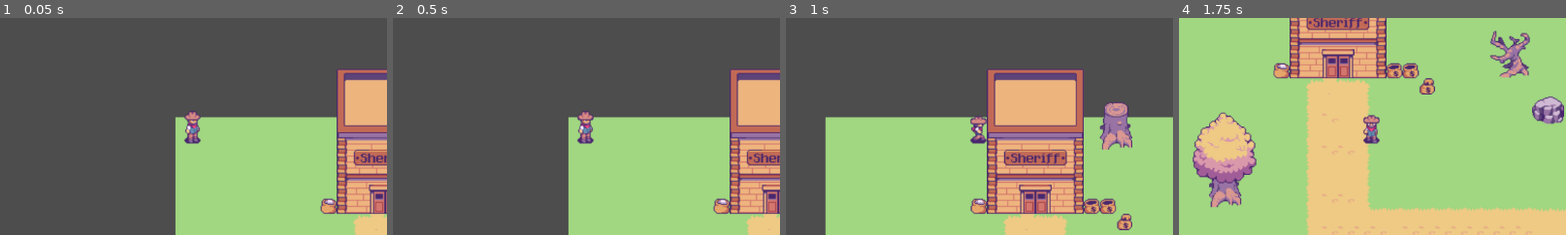
Above: before the commit, frames 1-4 (left to right).
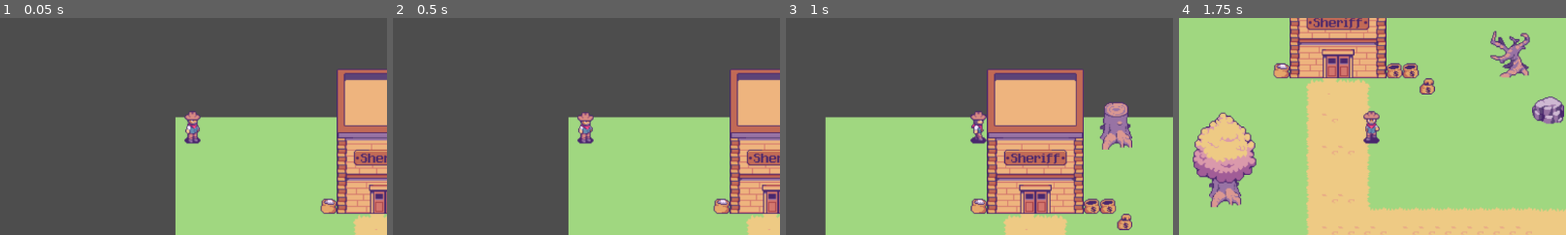
Above: after the commit, the same moments.

Repository: Plipzilla/Project-TD-MGS
Game: Godot game, scene res://main_game.tscn
The game is run twice, just before and just after one commit, with the same random seed, the same clock (stepped at 60 frames per second) and the same inputs.
Inputs:
- Up to frame 1 (0.05 s): no input
- Up to frame 2 (0.5 s): no input
- Up to frame 3 (1 s): tap Enter at 0.5 s; hold D (right) from 0.53 s (still down)
- Up to frame 4 (1.75 s): release D (right) at 1.28 s; hold S (down) from 1.28 s (still down)
The pictures show only the part of the screen within x 25-75%, y 21-71%; the shares and areas given below are measured in that part.

Frame 1 is identical in both runs. In frame 2, 0.2% of the frame differs, in the area x 47-52%, y 42-53%; in frame 3, 0.4%; in frame 4, 0.4%, in the area x 47-52%, y 42-58%.

Commit message:
Update player.tscn

Diff:
--- a/td-mgs/player.tscn
+++ b/td-mgs/player.tscn
@@ -229,7 +229,7 @@
 }],
 "loop": true,
 "name": &"death",
-"speed": 9.0
+"speed": 5.0
 }, {
 "frames": [{
 "duration": 1.0,
@@ -252,7 +252,7 @@
 }],
 "loop": true,
 "name": &"idle",
-"speed": 7.0
+"speed": 5.0
 }, {
 "frames": [{
 "duration": 1.0,
@@ -281,7 +281,7 @@
 }],
 "loop": true,
 "name": &"walk _down",
-"speed": 7.0
+"speed": 12.0
 }, {
 "frames": [{
 "duration": 1.0,
@@ -310,7 +310,7 @@
 }],
 "loop": true,
 "name": &"walk_side",
-"speed": 7.0
+"speed": 12.0
 }, {
 "frames": [{
 "duration": 1.0,
@@ -339,7 +339,7 @@
 }],
 "loop": true,
 "name": &"walk_up",
-"speed": 7.0
+"speed": 12.0
 }]
 
 [sub_resource type="RectangleShape2D" id="RectangleShape2D_sweqy"]
@@ -353,7 +353,7 @@
 position = Vector2(0, -19)
 sprite_frames = SubResource("SpriteFrames_sweqy")
 animation = &"idle"
-frame_progress = 0.689264
+frame_progress = 0.351978
 
 [node name="CollisionShape2D" type="CollisionShape2D" parent="."]
 position = Vector2(-1, -16)
